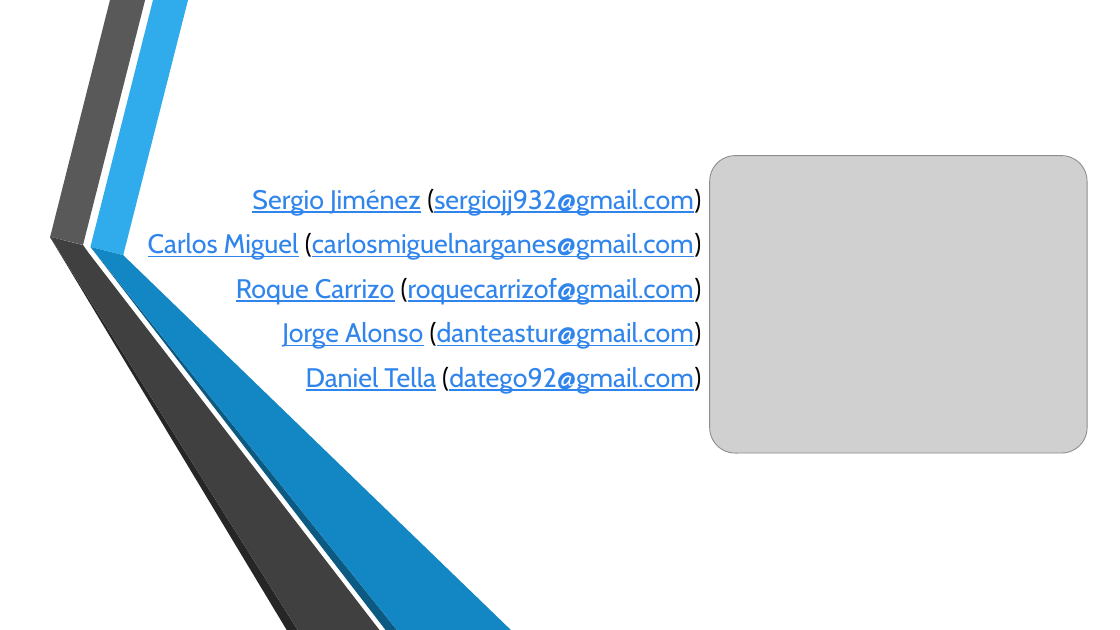
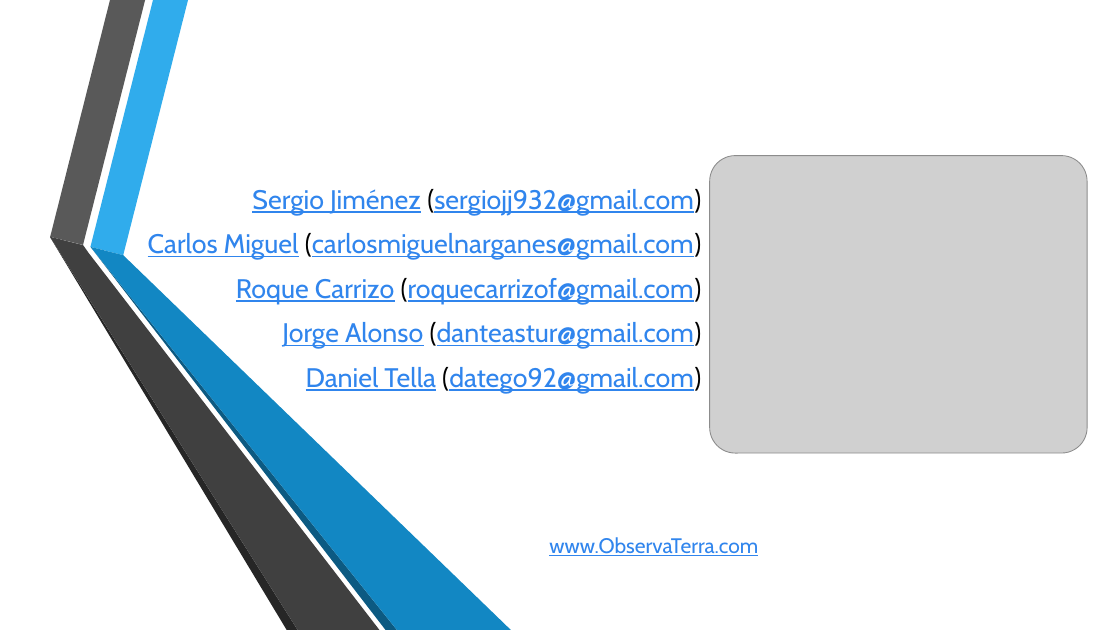
Before and after one commit to Arquisoft/ObservaTerra41, a slide deck: slide 6 of documentacion/Observaterra-Presentacion.pptx. Drawn at 1120x630 pixels with LibreOffice and Linux fonts; fonts in the diff are those of the drawing; grey boxes stand for pictures; background and template pictures are left out. Boxes give left, top, right and bottom in pixels: in the first picture for what was removed or moved away, otherwise in the second. Text is boxed around its words. In the diff, an @@ line names an element or a change of style, - is before the commit and + after.

Commit message:
docu + presentacion + arreglos  de errores

```diff
--- a/documentacion/Observaterra-Presentacion.pptx
+++ b/documentacion/Observaterra-Presentacion.pptx
@@ text added at [549, 537, 758, 556], 18 pt, text #3085ED, underline @@
+www.ObservaTerra.com
```
Also in this commit, not shown: 8 other files.
